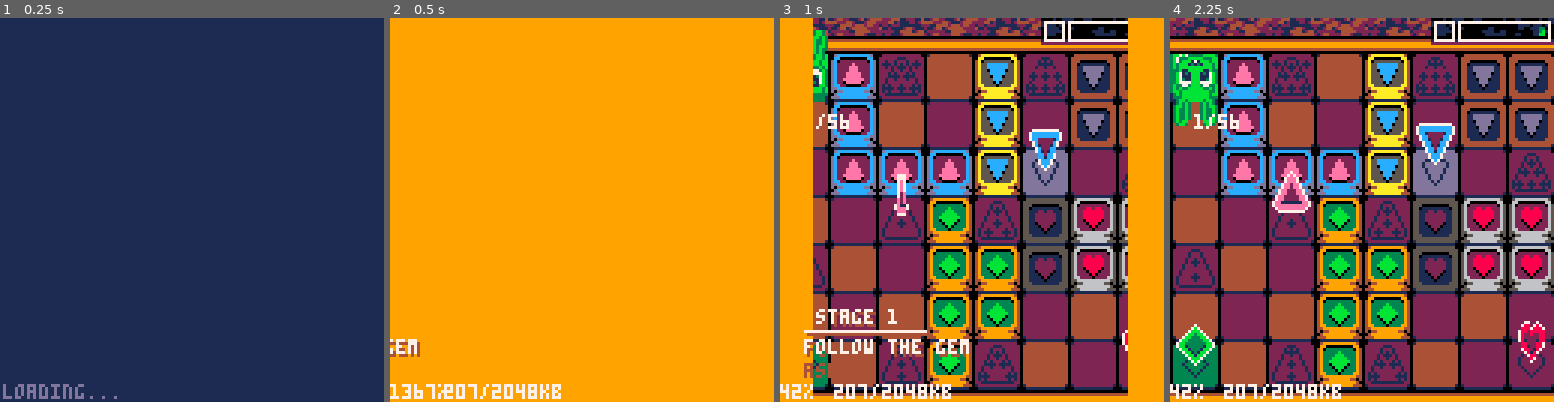
Above: before the commit, frames 1-4 (left to right).
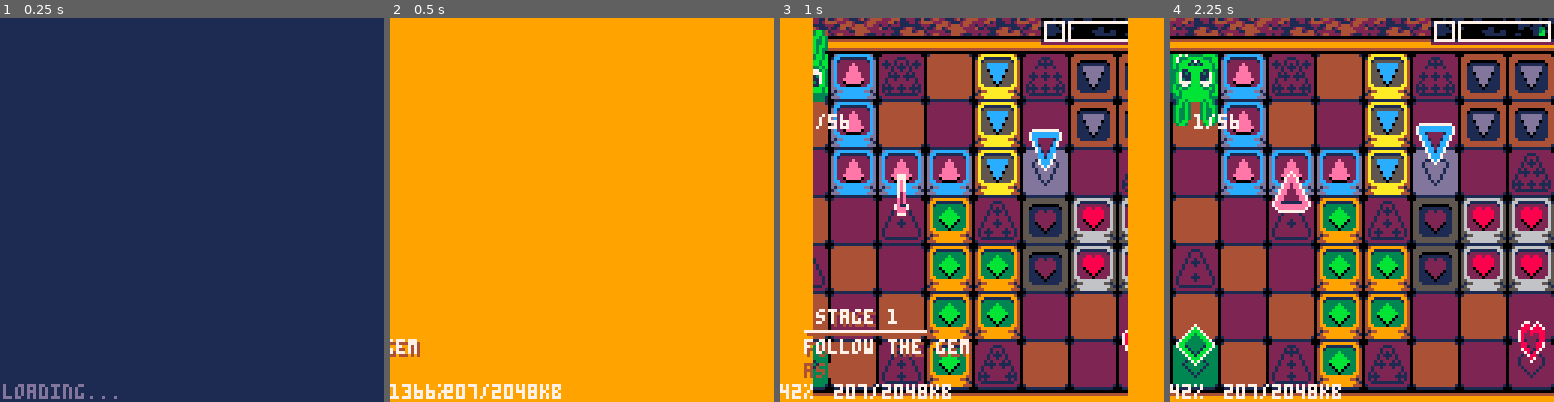
Above: after the commit, the same moments.

Repository: CyanSorcery/blobun_mini
Game: PICO-8 cartridge blobun_mini.p8
Two runs of this game, one before a commit and one after it. Both use one fixed random seed, a clock stepped at 60 frames per second and the inputs below.
Inputs:
- Up to frame 1 (0.25 s): no input
- Up to frame 2 (0.5 s): tap X (X key) at 0.33 s
- Up to frame 3 (1 s): tap O (Z key) at 0.7 s
- Up to frame 4 (2.25 s): tap X (X key) at 1.07, 1.85 s; hold Right 1.6-2.1 s; tap O (Z key) at 1.7, 2.1 s; hold Up from 2.15 s (still down)

Frame 1 is identical in both runs. In frame 2, less than 0.1% of the frame differs, in the area x 9-12%, y 95-100%; in frame 3, 1.7%; in frame 4, 1.9%, in the area x 13-100%, y 10-96%.

Commit message:
update sprites some

Diff:
--- a/blobun_mini.p8
+++ b/blobun_mini.p8
@@ -655,168 +655,168 @@
 
 
 __gff__
-125dccdc79727ec92dcf2f76dc892e7f10ef58489ee579974a52b3681eff2cfd437210cf71ddc9b9dd7fb05f60533efb21b143b80817922411fe215ce00181b9d8033f5ccef9877112fba5d8642efe90f7f1f85aa8fe93bb3dbf5ce91ae39493ff8b2fceff3cffb7e4fa72faffff8df0ffff1be1ffff37c2ffff6f84ffffdf08
-ffffbf11feff7f23fcffff46f8ffff8df0ffff1be1ffff37c200a163fffffff07fea4f80642175a39dbcef1ec9c4d5c4c475e471a9eb4bbf6307739c7bd575e787e78f1d9e3ffce007796626cfcce499993c33936766f2cc4c9e99c93333796626c7ccc0301863b36b8ccd183b8cfcffa3f7ccdbd3fb83c3d15fda309749d5d5
+dc79727ec92dcf2f76dc892e7f10ef58489ee579974a52b3681eff2cfd437210cf71ddc9b9dd7fb05f60533efb21b143b80817922411fe215ce00181b9d8033f5ccef9877112fba5d8642efe90f7f1f85aa8fe93bb3dbf5ce91ae39493ff8b2fceff3cffb7e4fa72faffff8df0ffff1be1ffff37c2ffff6f84ffffdf08ffffbf
+11feff7f23fcffff46f8ffff8df0ffff1be1ffff37c200a163fffffff07fea4f80642175a39dbcef1ec9c4d5c4c475e471a9eb4bbf6307739c7bd575e787e78f1d9e3ffce007796626cfcce499993c33936766f2cc4c9e99c93333796626c7ccc0301863b36b8ccd183b8cfcffa3f7ccdbd3fb83c3d15fda309749d5d5d89eb8
 __map__
-8c3ca5ea832704de0470245ee3706b0e39f62e93241b8e4773337e90438c1f38c003a938f8e65da57c92f45a991c61f1388e1cc71fb64e92d8747925bcae030ecb66afc3f54918ff48166047486411212ec8a148153bfc906df1248e85f28f993cce1efb834242d492a4de4c9ec44d1c6c15045e79c8b8e29fa5ddf1e2074c13
-d137a96ac8c4c0f8650c2669be53e493e3884df2c351f4971ca206c3e08703c775c52f04203e277545778a3c632e7c57e71142450c801b8ff8a078a9ef75704daf2b4c78f3f941dcffcce223b9fcf2fea1f138c7a5e9c1977f360b3d370fff1b6e3bed70d13e5fc488fb8f7ce6ea1fdb0e2c7664f2c3c43ff38f47a7d3caf224
-d992c71fd9921f1cd94476c49d76c7b61ef15fda897cdb736cc79ef8e9388efdd2c791fcf074ab47229bd872c07ec8f8882bf805fb803fa2323a0949f68bc4e248248f591e2442892ba8382ec1a696dd6ab9b2182c33e8e113b2b89dcbad5b0707c76247269df8637f94bd8ea5b2f970a8643feaa5ff0a39607dce53b0fcf259
-73c2fec87600fb07c788995b5fc791caf2a4e992c7912d51afeddbf65d713fc7b16bdbf3c47fcf71ecdaf66eefb31ddf174be2072249deaecb58b0a92d2f2c1923ae0fb00f661167f639762c24d929b13886c56c098c10e2ba007b6016b1ac62e4f187233d16b5adbbdef0a572f3ccb15f82c013779a1f1af9e3dad577db47c4
-b51f1cbba294fc10f14b2a7846be2070e4da65cf2f897f3a93cf7264c42339047b9ef0c0fdcb73e43df3f442f243cee8e63847303f8859f24bbe19f938fe3896235df07eb62759e4aaed8ff041b97ef049a4bae3724130c7e0c7a8e6b5624fb677b67f58aed04b1de6ed7185744b78de4773b183a4b2c1f2037391494848f258
-164deb916b8f713892bd9183e5657998c5fa05904948c81396edb46ddb9a6f708d3c48f30bec83e380cc1eb26d335be24a9e58b647403cbf1cf15ce8f1074974c7226973a23f1cf3d8716d2d3d42f1e23cba24fcb33c2c2478cc1a498f0dc7b1882c5b8c10fb236923ec0bc77d1cedbc4ffc1096499bf0cfdb6edb46837f7e39
-8efd500d7ea18dd005b8d776db36daa00f1cc7b13f22cd3661c4f5ad23c7b16ddf83707cbbc9b7fdf06d3bd0de6fbb3f68701f6d6f1a326c7e498ee76893a38244be63912cdb2320f624fd40c271afed92f3745c4dc23f6fda6dfb217ae07e9ef689c2fd3ceda2c18ef8ae5cc721b4454f387a4ca4d92284787fd1ef8ff7eef9
-48b6ebfee7d2e87704c1995fe459716cd72f73986156d8464ae57fa6e41069e197e7b6fce1d8f95d8a38b3987e4072c4b38459dce4700819d99fb7ed976d9738ba556ce761abd8fe5ce6e8061547b70324f19804fc60871fe60f380edb2fcbe4eab6882b891ff00c95fc22c7b2d921c92f46e69f1da7edda86ebda064f024998
-7f249363d93299cb9a10cffafdf0c7337ce68febcbed8a3f1c92c31f227918c4a8f7993ecf735c89f80e5fd77f9a1b5ed7953cae7f5c4ef170b9e5fcc7e5c1cbe3bda739aeeb8bb0a3fd251775b47d7ee0bc724988e3721cf0873d1d17f5bd644ca57175b7e6973393f0da258e777cc47b8e4f7b47587fc8b1185b63fffffff0
-7fea4f804a912bc35d76ef5031577378d475e572a9ebcbe5d23c4eafb9ee54d5f343ee9df2fcd1aef2fc6126cfcce499993c33936766f2cc4c9e99c93333396636636c76d9658c815dc6c8ecffdfdceff3c3f1fae13d76787fd9f24bec4992b8c4f64b5c9be5892d49c4e7175bc7bb2d8b2549e21fb1bdb9d59dc487640df91f
-fcb7feb13f1cbdaf1fae3d7fdcc2fdb6fde883e3c61f8977c7d776690f9873fb18dc4fdb50d8e30f969ce307799f9cd7fbc3ce6b7bfee6f82fc9f3c758afbecbf184fb97b6bfd007c71b24b6e787b60fe9e07edafe40e17cdafe120d04f3cb232c7d72b6c744faaf84fef724d7f3c87b5ccd72e4e23edb8e1ea425993b398eb6
-7fa415ccb985c1d7b63c3c62c29bc9a772f11dcf766cfbbf5c7d923ef4877393a579a2592a17e336fd23b6e4d163271b71da76c496cc967f92bd598e25e72be97533916bebcfd4e78d3f1a7f24c191d4ea8e6cf77389e39924de674e0c91c924f14fe61fc029599aff07f5b8b3a7e14c8e2cbfccf2105f1259af81d9fe89ed39
-44635bd57ccc55e99d789f11f33157fc92c72322d2feaefde35964b1c5972d8c25771e47e624bbe6ba7479275db69b398ee417f1cb8e55bfac632adf755dfb65dbcf48b432662272278ee4f821f1e6057ffcf0875fe87cc3b11f7ec83ff02c07c43289b9087250879bcd012497d49dfd1dea0f2e70f10f8f0476488e497f310f
-f3de732e976e7f5cfc423d4bf28ec00f8ed40f2226525ba6eba48eec6fd7e1951ed178e48cbdeffc93fc719ff37de211abd8e3b25f3281a8d76935d7651ef3ced64c882462c496f98b637fecd8b163f78ec53fcdb3eed9b167c7e29a1fee3872fcb23cf5ed1f7df61e89270346f28f1d788db10123f9c50e30c6068cb101636c
-c0c8757c3ff4ecc7a7b2f9a23ffcf0cbf111fed8f187efb9edfbe5935b0a8117643ee39d777e390efec05ee49503027ec181134f7765d39f7c3d2a57f31c9eafb7e7f3cb4bfc20b9f48763a77f1284e3cdee23b69c76396d9698f561e7f00f6cd86b56f3c7d1acedfc71fe71ec3afe388e7b91c60f599e799f1d479c4f8f77fb
-be977fe6c1953c71fd0ff887ff3f94cfffff6f84ffffdf08ffffbf11feff7f23fcffff46f8ffff8df0ffff1be1ffff37c2ffff6f84ffffdf08ffffbf11feff7f23fcffff46f8ffff8df0ffff1be1ffff37c2ffff6f84010864fffffff07fea4f80ef14326597badc1ec9548ea86570d4ccf5a4aa76e5b1a689d932380e33cf97
-6b975c67f71d0ed77b741ad7db4ee3badb695c3fb4d3b8fe68a771fdd24ee3faa73d1c87e317f3c35406c93c76994c5508c2638ccc189b01136006cc8019300366869dd72fe77579fd937ff38fb8766dbf340987f4886f6c19be7dc7c563762db23e2e95aaa3b1901e5986fd9fee87dbe3f9e53cfafce34c7ef1fe235cbfd0e7
-f4cb3fddb626dae397f1cbf2c7c3b7f82771cd15e075a422edffc4018ee1cd2521d1e74a93687d1c0909bb3d57b7adfffc4237c72f0c228923b9fa34a591ff9d1c7873c13f893e8e8350cff4813f9ec92f47e4995cb812f97fa447b7adcf766cdb361191f67f20383cde1c3f2cae2376c5d375d459fec02f12842bcb0113d72c
-8c2b1203e07d7a5464fd1f08c17e90d4e26decdabbee459ce5c4d104f34f9ea1b16bfd74f61e21023b5e7eb1bbfb633bb6b5ff1a30bc7924feb862df7ef9e3d88dfcf2caf14b96c2feca2fedb6f5d88e6da574cb0fc7111769e1e0e1ff22d70fbf9c7bae272c965c7324aec457c3e61f4f3862a167da6d9ba447668ed71f5fb7
-adfd9fec31b6abdbd3639ad6967f96fc431c995bd2a08e275ce1881f1267e6239ecce7f9eb97ebd8b65ed79e6dedbf86e3dab7eb58f4104bcee549fc1036e750f7132edf1b96373eca31473ecf91a7edff40715c6bfa247a37368f04f34622733ae691907cff1cf186fde07d7874fd4393372cb6e3873fbafe4fec52c79e1ed5
-ad966c3998469c7561d3f3885cc7972e79938f3cf23df1c78525b1c8ff041c3fb46d5b576bc91fcb453c895f1e36cb311c971f8e637f885b744b604b9be0b77cedb6f58fedd8d6fe2b633f7ceb756c3d1757fc037124c479392eef93dc89c3d833ff247e49fc73f9e73abccdfe0732d91fd636752cdf0df73fef15e5075cf70f
-3f78bf3f5cddbc9b0d7bd1ea2f15a29ff07f202fbae69fd5b66c3bfcb2c4957c7d9abfe5f03a0ebf5c711ccf1f27c73f7ffcb27f74d7f169ae6dfbf687e73edf5f709e6f9ab79e1ec7d15c8eebca91e5e8926dc7ca998d1c2afe474cf4d8f1fadcf9e3e41f9fdab773d61eeb713c677fe9f99ce73629e6d4fa457e38bf5defce
-a9a7bbaa6fff78be779bfe4f980c95c495a6213fb83cdfbea9a353fda7d7737ddba41ce271ccf0b93cdfbed91cdd337d773dd7b74dff278cf99c72921f72321ef73f3fdcdbbae797b6477ff9637ff4f8e187bbdb76fe13dffd478eaae0beaeefdb8e698e69f65ffa7d5fb76ddbb6adffdaa5fef8fef825313ffc117f7073f038
-f243cf72d92f7ea01cb0efc2d85cfcb115abd0a9278eeeecfac7479336d1bc8e273bb6ec6f0f86ef885d24fc01fd4ffeff600effffbf11feff7f23fcffff46f8ffff8df0ffff1be1ffff37c2ffff6f84ffffdf08ffffbf11feff7f23fcffff4618b764fffffff07fea4f80213476e5a9fbdc1ec9d475e471691e8fc75c5f4e55
-3d53f254df95b47aafa4d51ff60769f597bd8dea2f99981e471b75fcd3de078787b9e499993c3393676672cc6cc6d8ec80b183259209cb846d866d22f38427c432c426ff83ef87dd47dd7f10d7feb125aed5f64f5c634b1cfbc3426012d2c4b66b1387da886bb325aed526aed5d6387658084c429ad8760cfa5c395ccf711cbf
-fcf387fdf2cf1f3cbc848780f003e123fc0102e2cc3faf9838fe4817f0816280804c0821849324618139937fc412bbb6fce097fde39f23d755494efb2507b71df73f5211b9e4f8c3fc6217871263211e8924446c904112918848e4087f846ffe00374b0473d844f083fc72ee9f6be91147fb2cdeaf7ffc43d7c493b96091cc2f
-cc7de4e13896587c38ae2c42de14ba258e4c881fc2e665c8413573337f88c3fbc347be4fae882347ae33d1f967bef9961f762447b8b8ae3cc7e1e36dc868921893cbf7c41120ee702f57e4b1e39383848a23c93b9b5cbec716474206fbe5e4f1f6d8975422b345a309b1257996219bb26122cf751c47e2edac8f3c8f2b7e39ba
-1f1cbdec00b14f40ec96897df020110e92082f31c245ecc672209621768b4d8c70103be007703ae215abf012f71ffc703dedf343395c8ead4760bd1f39d24c8ec7a73271cf459288349103c21f639004cc2791031289774e92607fc06541f0c39b5ddf771c399ec361fb87f787e3797e70b48906882389246f96830b6d22e982
-3ccdb344debd47781dbd124f26c49330cf1279e89b988799f8c3fdfcc1ce43be11cd3ff916e7955f2488c5b3f823f303d99538e7c9e37a9e9d712c1aeaba582e722cf1cfe489be32a1323b9ee6793c713e3f58f23cd917ea8f503f4c124dfc3279e28a2efe09f5cf25cb41b244264ffcf3acc7e547f2e6c80f253bdeb7cda9cb
-0fddbc3f3cf244a28b3bf143b68bf941fc10167764c91b961c61401c935009830849be80acf79377c7ce2fc712c7f54b3571ce3f23161f01ff2cdf2f59e1c38010783018b01ce29c2b08bcc6953883c02b041e41f0937fced33ff7f24b8ee369f43e72ce331f7fb019273f606ef28ff3720cf007f865fe995f9878a3b0313bfd
-3227380e1cfbe197bcfd618b2d7f3ce781139cf61e8ffd002f27833dfeb0087f502b3c1cf608e1b00817ec0f00fbe78b7d9fc1015e581cb6843f0827b13bb13ff0fce087d3ebfde1f8e15abec7e7cceeeb8f67cf2ff68f97e37081cb969383313024d0712d3ec6416630420ec0ec978c1f18bf805f0885f45d38feb89f3ec771
-1c79a4496e3bbf9733f9e1945b546e397eb11c76e70618129309f24942c43a2295249309428ef923ec4e38617f2c89c8251ea984dcfbde9cc791e3e154c9c793a3dffe59c791ca1e3b20107664b396975249f040d891e3b0862163bf60457eb0236db6e28fe0dd344f93313f2de7e459fcf34b8e5f125dbe253f04952571e852
-…(130 lines of a section not shown)…
+ea832704de0470245ee3706b0e39f62e93241b8e4773337e90438c1f38c003a938f8e65da57c92f45a991c61f1388e1cc71fb64e92d8747925bcae030ecb66afc3f54918ff48166047486411212ec8a148153bfc906df1248e85f28f993cce1efb834242d492a4de4c9ec44d1c6c15045e79c8b8e29fa5ddf1e2074c13d137a9
+6ac8c4c0f8650c2669be53e493e3884df2c351f4971ca206c3e08703c775c52f04203e277545778a3c632e7c57e71142450c801b8ff8a078a9ef75704daf2b4c78f3f941dcffcce223b9fcf2fea1f138c7a5e9c1977f360b3d370fff1b6e3bed70d13e5fc488fb8f7ce6ea1fdb0e2c7664f2c3c43ff38f47a7d3caf224d992c7
+1fd9921f1cd94476c49d76c7b61ef15fda897cdb736cc79ef8e9388efdd2c791fcf074ab47229bd872c07ec8f8882bf805fb803fa2323a0949f68bc4e248248f591e2442892ba8382ec1a696dd6ab9b2182c33e8e113b2b89dcbad5b0707c76247269df8637f94bd8ea5b2f970a8643feaa5ff0a39607dce53b0fcf25973c2fe
+c87600fb07c788995b5fc791caf2a4e992c7912d51afeddbf65d713fc7b16bdbf3c47fcf71ecdaf66eefb31ddf174be2072249deaecb58b0a92d2f2c1923ae0fb00f661167f639762c24d929b13886c56c098c10e2ba007b6016b1ac62e4f187233d16b5adbbdef0a572f3ccb15f82c013779a1f1af9e3dad577db47c4b51f1c
+bba294fc10f14b2a7846be2070e4da65cf2f897f3a93cf7264c42339047b9ef0c0fdcb73e43df3f442f243cee8e63847303f8859f24bbe19f938fe3896235df07eb62759e4aaed8ff041b97ef049a4bae3724130c7e0c7a8e6b5624fb677b67f58aed04b1de6ed7185744b78de4773b183a4b2c1f2037391494848f258164deb
+916b8f713892bd9183e5657998c5fa05904948c81396edb46ddb9a6f708d3c48f30bec83e380cc1eb26d335be24a9e58b647403cbf1cf15ce8f1074974c7226973a23f1cf3d8716d2d3d42f1e23cba24fcb33c2c2478cc1a498f0dc7b1882c5b8c10fb236923ec0bc77d1cedbc4ffc1096499bf0cfdb6edb46837f7e398efd50
+0d7ea18dd005b8d776db36daa00f1cc7b13f22cd3661c4f5ad23c7b16ddf83707cbbc9b7fdf06d3bd0de6fbb3f68701f6d6f1a326c7e498ee76893a38244be63912cdb2320f624fd40c271afed92f3745c4dc23f6fda6dfb217ae07e9ef689c2fd3ceda2c18ef8ae5cc721b4454f387a4ca4d92284787fd1ef8ff7eef948b6eb
+fee7d2e87704c1995fe459716cd72f73986156d8464ae57fa6e41069e197e7b6fce1d8f95d8a38b3987e4072c4b38459dce4700819d99fb7ed976d9738ba556ce761abd8fe5ce6e8061547b70324f19804fc60871fe60f380edb2fcbe4eab6882b891ff00c95fc22c7b2d921c92f46e69f1da7edda86ebda064f0249987f2493
+63d93299cb9a10cffafdf0c7337ce68febcbed8a3f1c92c31f227918c4a8f7993ecf735c89f80e5fd77f9a1b5ed7953cae7f5c4ef170b9e5fcc7e5c1cbe3bda739aeeb8bb0a3fd251775b47d7ee0bc724988e3721cf0873d1d17f5bd644ca57175b7e6973393f0da258e777cc47b8e4f7b47587fc8b1185b63fffffff07fea4f
+804a912bc35d76ef5031577378d475e572a9ebcbe5d23c4eafb9ee54d5f343ee9df2fcd1aef2fc6126cfcce499993c33936766f2cc4c9e99c93333396636636c76d9658c815dc6c8ecffdfdceff3c3f1fae13d76787fd9f24bec4992b8c4f64b5c9be5892d49c4e7175bc7bb2d8b2549e21fb1bdb9d59dc487640df91ffcb7fe
+b13f1cbdaf1fae3d7fdcc2fdb6fde883e3c61f8977c7d776690f9873fb18dc4fdb50d8e30f969ce307799f9cd7fbc3ce6b7bfee6f82fc9f3c758afbecbf184fb97b6bfd007c71b24b6e787b60fe9e07edafe40e17cdafe120d04f3cb232c7d72b6c744faaf84fef724d7f3c87b5ccd72e4e23edb8e1ea425993b398eb67fa415
+ccb985c1d7b63c3c62c29bc9a772f11dcf766cfbbf5c7d923ef4877393a579a2592a17e336fd23b6e4d163271b71da76c496cc967f92bd598e25e72be97533916bebcfd4e78d3f1a7f24c191d4ea8e6cf77389e39924de674e0c91c924f14fe61fc029599aff07f5b8b3a7e14c8e2cbfccf2105f1259af81d9fe89ed3944635b
+d57ccc55e99d789f11f33157fc92c72322d2feaefde35964b1c5972d8c25771e47e624bbe6ba7479275db69b398ee417f1cb8e55bfac632adf755dfb65dbcf48b432662272278ee4f821f1e6057ffcf0875fe87cc3b11f7ec83ff02c07c43289b9087250879bcd012497d49dfd1dea0f2e70f10f8f0476488e497f310ff3de73
+2e976e7f5cfc423d4bf28ec00f8ed40f2226525ba6eba48eec6fd7e1951ed178e48cbdeffc93fc719ff37de211abd8e3b25f3281a8d76935d7651ef3ced64c882462c496f98b637fecd8b163f78ec53fcdb3eed9b167c7e29a1fee3872fcb23cf5ed1f7df61e89270346f28f1d788db10123f9c50e30c6068cb101636cc0c875
+7c3ff4ecc7a7b2f9a23ffcf0cbf111fed8f187efb9edfbe5935b0a8117643ee39d777e390efec05ee49503027ec181134f7765d39f7c3d2a57f31c9eafb7e7f3cb4bfc20b9f48763a77f1284e3cdee23b69c76396d9698f561e7f00f6cd86b56f3c7d1acedfc71fe71ec3afe388e7b91c60f599e799f1d479c4f8f77fbbe977f
+e6c1953c71fd0ff887ff3f94cfffff6f84ffffdf08ffffbf11feff7f23fcffff46f8ffff8df0ffff1be1ffff37c2ffff6f84ffffdf08ffffbf11feff7f23fcffff46f8ffff8df0ffff1be1ffff37c2ffff6f84010864fffffff07fea4f80ef14326597badc1ec9548ea86570d4ccf5a4aa76e5b1a689d932380e33cf976b975c
+67f71d0ed77b741ad7db4ee3badb695c3fb4d3b8fe68a771fdd24ee3faa73d1c87e317f3c35406c93c76994c5508c2638ccc189b01136006cc8019300366869dd72fe77579fd937ff38fb8766dbf340987f4886f6c19be7dc7c563762db23e2e95aaa3b1901e5986fd9fee87dbe3f9e53cfafce34c7ef1fe235cbfd0e7f4cb3f
+ddb626dae397f1cbf2c7c3b7f82771cd15e075a422edffc4018ee1cd2521d1e74a93687d1c0909bb3d57b7adfffc4237c72f0c228923b9fa34a591ff9d1c7873c13f893e8e8350cff4813f9ec92f47e4995cb812f97fa447b7adcf766cdb361191f67f20383cde1c3f2cae2376c5d375d459fec02f12842bcb0113d72c8c2b12
+03e07d7a5464fd1f08c17e90d4e26decdabbee459ce5c4d104f34f9ea1b16bfd74f61e21023b5e7eb1bbfb633bb6b5ff1a30bc7924feb862df7ef9e3d88dfcf2caf14b96c2feca2fedb6f5d88e6da574cb0fc7111769e1e0e1ff22d70fbf9c7bae272c965c7324aec457c3e61f4f3862a167da6d9ba447668ed71f5fb7adfd9f
+ec31b6abdbd3639ad6967f96fc431c995bd2a08e275ce1881f1267e6239ecce7f9eb97ebd8b65ed79e6dedbf86e3dab7eb58f4104bcee549fc1036e750f7132edf1b96373eca31473ecf91a7edff40715c6bfa247a37368f04f34622733ae691907cff1cf186fde07d7874fd4393372cb6e3873fbafe4fec52c79e1ed5ad966c
+3998469c7561d3f3885cc7972e79938f3cf23df1c78525b1c8ff041c3fb46d5b576bc91fcb453c895f1e36cb311c971f8e637f885b744b604b9be0b77cedb6f58fedd8d6fe2b633f7ceb756c3d1757fc037124c479392eef93dc89c3d833ff247e49fc73f9e73abccdfe0732d91fd636752cdf0df73fef15e5075cf70f3f78bf
+3f5cddbc9b0d7bd1ea2f15a29ff07f202fbae69fd5b66c3bfcb2c4957c7d9abfe5f03a0ebf5c711ccf1f27c73f7ffcb27f74d7f169ae6dfbf687e73edf5f709e6f9ab79e1ec7d15c8eebca91e5e8926dc7ca998d1c2afe474cf4d8f1fadcf9e3e41f9fdab773d61eeb713c677fe9f99ce73629e6d4fa457e38bf5defcea9a7bb
+aa6fff78be779bfe4f980c95c495a6213fb83cdfbea9a353fda7d7737ddba41ce271ccf0b93cdfbed91cdd337d773dd7b74dff278cf99c72921f72321ef73f3fdcdbbae797b6477ff9637ff4f8e187bbdb76fe13dffd478eaae0beaeefdb8e698e69f65ffa7d5fb76ddbb6adffdaa5fef8fef825313ffc117f7073f038f243cf
+72d92f7ea01cb0efc2d85cfcb115abd0a9278eeeecfac7479336d1bc8e273bb6ec6f0f86ef885d24fc01fd4ffeff600effffbf11feff7f23fcffff46f8ffff8df0ffff1be1ffff37c2ffff6f84ffffdf08ffffbf11feff7f23fcffff4618b764fffffff07fea4f80213476e5a9fbdc1ec9d475e471691e8fc75c5f4e553d53f2
+54df95b47aafa4d51ff60769f597bd8dea2f99981e471b75fcd3de078787b9e499993c3393676672cc6cc6d8ec80b183259209cb846d866d22f38427c432c426ff83ef87dd47dd7f10d7feb125aed5f64f5c634b1cfbc3426012d2c4b66b1387da886bb325aed526aed5d6387658084c429ad8760cfa5c395ccf711cbffcf387
+fdf2cf1f3cbc848780f003e123fc0102e2cc3faf9838fe4817f0816280804c0821849324618139937fc412bbb6fce097fde39f23d755494efb2507b71df73f5211b9e4f8c3fc6217871263211e8924446c904112918848e4087f846ffe00374b0473d844f083fc72ee9f6be91147fb2cdeaf7ffc43d7c493b96091cc2fcc7de4
+e13896587c38ae2c42de14ba258e4c881fc2e665c8413573337f88c3fbc347be4fae882347ae33d1f967bef9961f762447b8b8ae3cc7e1e36dc868921893cbf7c41120ee702f57e4b1e39383848a23c93b9b5cbec716474206fbe5e4f1f6d8975422b345a309b1257996219bb26122cf751c47e2edac8f3c8f2b7e39ba1f1cbd
+ec00b14f40ec96897df020110e92082f31c245ecc672209621768b4d8c70103be007703ae215abf012f71ffc703dedf343395c8ead4760bd1f39d24c8ec7a73271cf459288349103c21f639004cc2791031289774e92607fc06541f0c39b5ddf771c399ec361fb87f787e3797e70b48906882389246f96830b6d22e9823ccdb3
+44debd47781dbd124f26c49330cf1279e89b988799f8c3fdfcc1ce43be11cd3ff916e7955f2488c5b3f823f303d99538e7c9e37a9e9d712c1aeaba582e722cf1cfe489be32a1323b9ee6793c713e3f58f23cd917ea8f503f4c124dfc3279e28a2efe09f5cf25cb41b244264ffcf3acc7e547f2e6c80f253bdeb7cda9cb0fddbc
+3f3cf244a28b3bf143b68bf941fc10167764c91b961c61401c935009830849be80acf79377c7ce2fc712c7f54b3571ce3f23161f01ff2cdf2f59e1c38010783018b01ce29c2b08bcc6953883c02b041e41f0937fced33ff7f24b8ee369f43e72ce331f7fb019273f606ef28ff3720cf007f865fe995f9878a3b0313bfd322738
+0e1cfbe197bcfd618b2d7f3ce781139cf61e8ffd002f27833dfeb0087f502b3c1cf608e1b00817ec0f00fbe78b7d9fc1015e581cb6843f0827b13bb13ff0fce087d3ebfde1f8e15abec7e7cceeeb8f67cf2ff68f97e37081cb969383313024d0712d3ec6416630420ec0ec978c1f18bf805f0885f45d38feb89f3ec7711c79a4
+496e3bbf9733f9e1945b546e397eb11c76e70618129309f24942c43a2295249309428ef923ec4e38617f2c89c8251ea984dcfbde9cc791e3e154c9c793a3dffe59c791ca1e3b20107664b396975249f040d891e3b0862163bf60457eb0236db6e28fe0dd344f93313f2de7e459fcf34b8e5f125dbe253f04952571e852125dcc
+…(130 lines of a section not shown)…
--- a/res/s_game.p8
+++ b/res/s_game.p8
@@ -10,8 +10,8 @@
 000000002222288202882111222222220122222222102882028820772222107722222221777028822882012277701222222222227770288222882077e77eecce
 00000000000028820288200000000000000000000000288202882077000007770000000077702882288200007777000000000000777028820288207777eeccee
 55555551444444415555555066666650555555509999994044444440aaaaaa4044444440bbbbbb3033333330ccccccd022222220000000000000000000000000
-5555555544444444111111550000066055555555000009904444444400000aa04444444400000bb03333333300000cc022222222000000000000000000000000
-55555555444444445555551522222065000005553333309400000444555550a400000444444420b300000333222220cd00000222000000000000000000000000
+5555555544444444111111551111166155555555111119914444444411111aa14444444411111bb13333333311111cc122222222000000000000000000000000
+55555555444444445555551522222165000005553333319400000444555551a400000444444421b300000333222221cd00000222000000000000000000000000
 5555555544444444155555152882226511111055b333339411111044cccc55a411111044444442b355551033e22222cd11111022000000000000000000000000
 5555555544444444515555158888226512211155bb33339431111144cccc55a4dddd1144000002b355555133ee2222cd21111122000000000000000000000000
 5555555544444444151555158888226522221155bbb3339433111144ccc055a4dddd1144444422b300000133ee2222cd22111122000000000000000000000000
@@ -21,13 +21,13 @@
 5555555544444444151555158022226522011155b033339433011144c05555a4dd111144444442b355551133eee022cd22221122000000000000000000000000
 5555555544444444515555150222266520111155033339943011114405555aa4d011114400000bb35555513300022ccd22201122000000000000000000000000
 55555555444444441555551566666655011111559999994401111144aaaaaa4401111144bbbbbb3300000133ccccccdd00011122000000000000000000000000
-55555555444444445555551566665505111115559999440411111444aaaa440411111444bbbb330311111333ccccdd0d11111222000000000000000000000000
-55555555444444441111115566666650555555559999994044444444aaaaaa4044444444bbbbbb3033333333ccccccd022222222000000000000000000000000
+55555555444444445555551566665515111115559999441411111444aaaa441411111444bbbb331311111333ccccdd1d11111222000000000000000000000000
+55555555444444441111115566666651555555559999994144444444aaaaaa4144444444bbbbbb3133333333ccccccd122222222000000000000000000000000
 55555551444444415555555166666555555555519999944444444441aaaaa44444444441bbbbb33333333331cccccddd22222221000000000000000000000000
 11111110111111101111111011111110111111101111111011111110111111101111111011111110111111101111111011111110000000000000000000000000
 111111101111111011111110666666d02222222033333330ddddddd0444444402222222022222220222222202222222022222220222222202222222022222220
-666666616666666100000001000006602222222233333333dddddddd444444441122222211222222112222221122222211222222112222221122222211222222
-0006666655566666111111015555506d2222222233333333dddddddd114444442212222222122222121222222212222222122222221222221212222222122122
+666666616666666100000001111116612222222233333333dddddddd444444441122222211222222112222221122222211222222112222221122222211222222
+0006666655566666111111015555516d2222222233333333dddddddd114444442212222222122222121222222212222222122222221222221212222222122122
 00000ddd5dd55ddd000011010055556d21122222133333331111dddd441144442212222222122222111222221212222212122222121222221112222212121112
 000000dd5dddd5dd000001010005556d1221222231333333dddd1ddd444414442221222212212222122122221121222211212222112122221221222211212122
 000000dd5dddd5dd000000010005556d2222122233133333dddd1ddd444414442221222211212222222122221221222212212222122122222222222212212222
@@ -37,8 +37,8 @@
 0000000d5ddddd5d00000001000555602212222233133333dd1ddddd444414441222212212222122222221221222212222222122222221222222212222222122
 0000000d5ddddd5d000000015555566d2122222231333333d1dddddd444414442222221211222212122222122221221222221212122212121222121212221212
 000000dd5dddd5dd00000001666666dd12222222133333331ddddddd441144442222221212222212112222122211121222211112112111121121111211211112
-000000dd5dddd5dd000000010066dd0d2222222233333333dddddddd114444442222221222222212122222122221221222221212122212121222121212221212
-00000ddd5dd55ddd00000001066666d02222222233333333dddddddd444444441111112211111122111111221111112211111122111111221111112211111122
+000000dd5dddd5dd000000010066dd1d2222222233333333dddddddd114444442222221222222212122222122221221222221212122212121222121212221212
+00000ddd5dd55ddd00000001066666d12222222233333333dddddddd444444441111112211111122111111221111112211111122111111221111112211111122
 00066666555666661111111000666ddd2222222133333331ddddddd1444444412222222122222221222222212222222122222221222222212222222122222221
 66666661666666610000000011111110111111101111111011111110111111101111111011111110111111101111111011111110111111101111111011111110
 3333333022222220ddddddd000000000000000000000000000000000000000000011111111111110001111111111111000111111111111100011111111111110
Not shown, changed: 81 lines of the sprite sheet (__gfx__) section of blobun_mini.p8
Not shown, changed: the music (__music__) section of blobun_mini.p8
Not shown, changed: the sound effects (__sfx__) section of blobun_mini.p8
Not shown, changed: res/s_game.png
